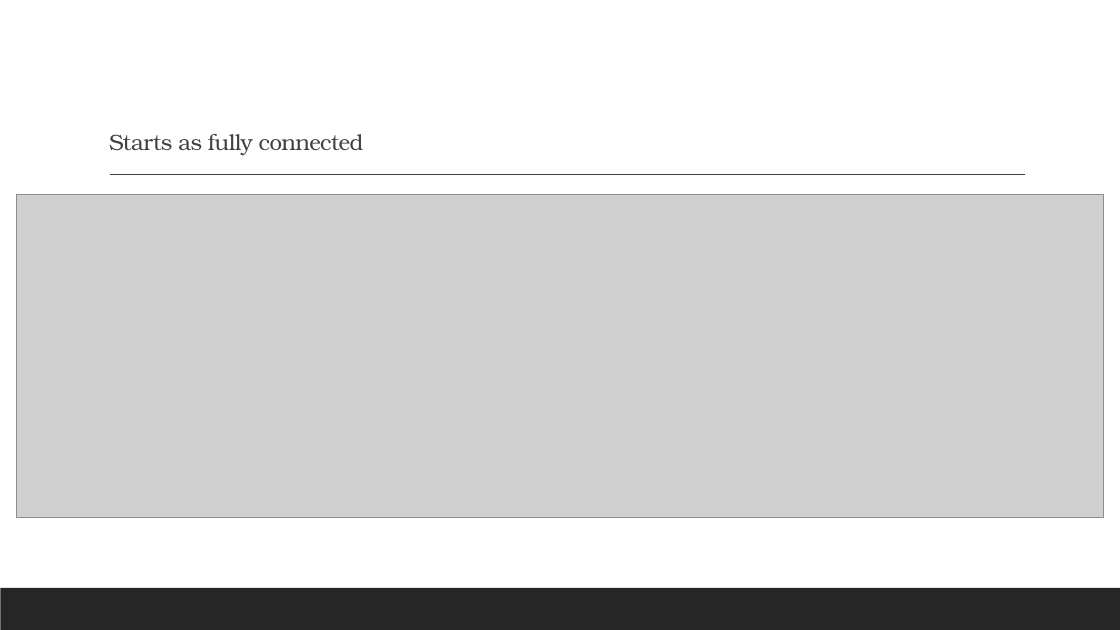
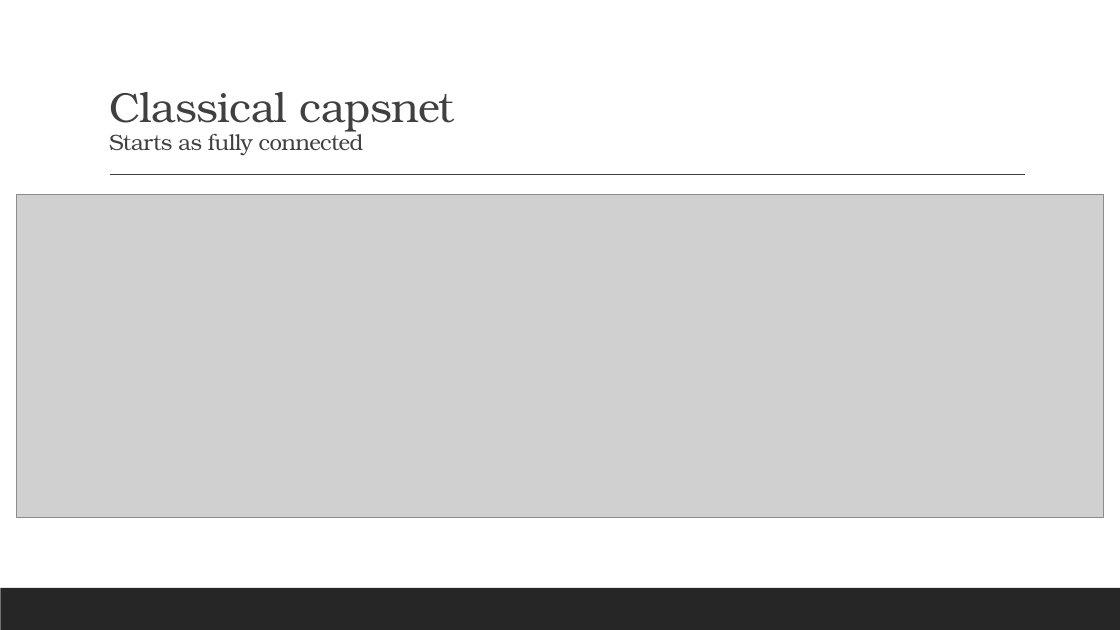
Before and after one commit to roniadmon/ML, a slide deck: slide 14 of Precipitation prediction.pptx (slide 11 before the commit). Drawn at 1120x630 pixels with LibreOffice and Linux fonts; fonts in the diff are those of the drawing; grey boxes stand for pictures. Boxes give left, top, right and bottom in pixels: in the first picture for what was removed or moved away, otherwise in the second. Text is boxed around its words. In the diff, an @@ line names an element or a change of style, - is before the commit and + after.

```diff
--- a/Precipitation prediction.pptx
+++ b/Precipitation prediction.pptx
@@ title at <box>109,92,455,156</box>: text changed @@
-Starts as fully connected
+Classical capsnet
+Starts as fully connected
```
Also in this commit, not shown: 2 other slides changed, 5 slides added, 1 slide removed.
